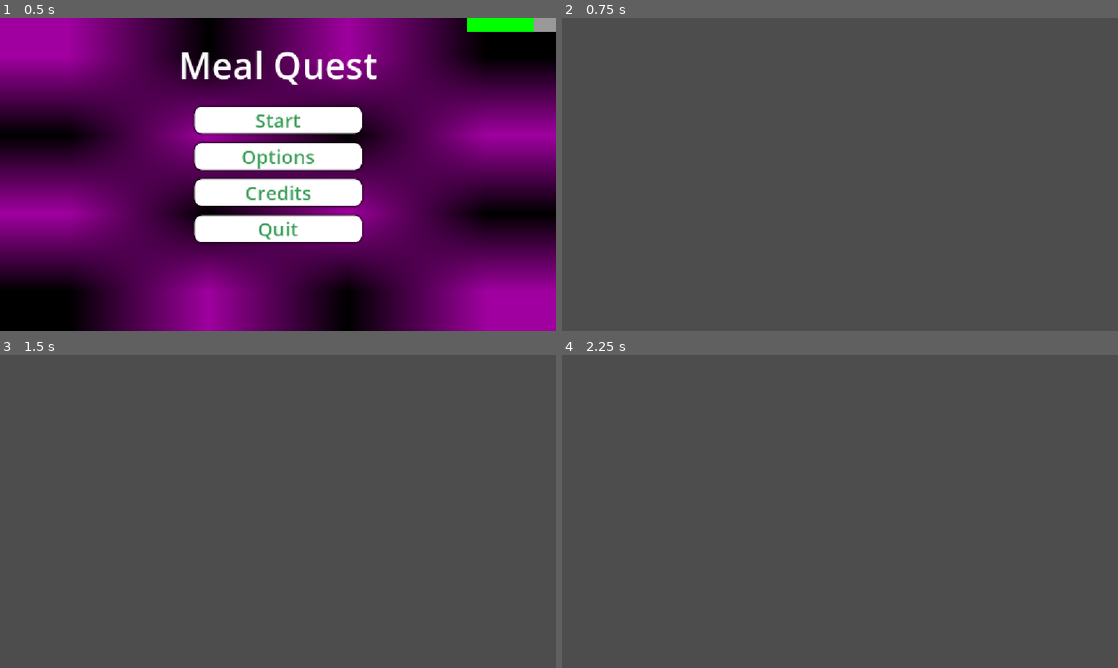
Above: before the commit, frames 1-4 (two rows, left to right).
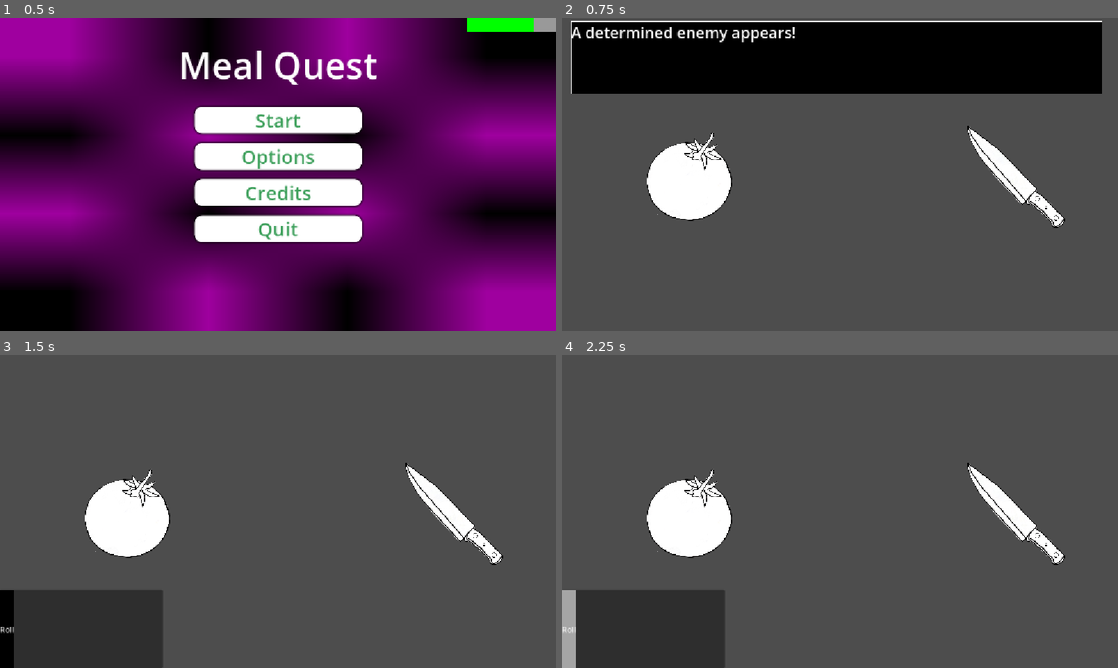
Above: after the commit, the same moments.

Repository: ElectricMouseOfficial/mealquest
Game: Godot game, scene res://main_menu.tscn
Two runs of this game, one before a commit and one after it. Both use one fixed random seed, a clock stepped at 60 frames per second and the inputs below.
Inputs (mouse positions are in pixels of both pictures, inside the frame that each line leads up to):
- Up to frame 1 (0.5 s): no input
- Up to frame 2 (0.75 s): click "Start" at 0.5 s
- Up to frame 3 (1.5 s): tap Enter (ui_accept) at 1.25 s; move the mouse to (400, 495) at 1.27 s; click (400, 495) at 1.42 s
- Up to frame 4 (2.25 s): tap Enter (ui_accept) at 1.52 s; click (567, 630) at 2 s, where only the run after the commit has a clickable "Roll"

Frame 1 is identical in both runs. In frame 2, 27% of the frame differs, in the area x 1-98%, y 0-68%; in frame 3, 12%; in frame 4, 12%.

Commit message:
updated start button to send to battle scene

Diff:
--- a/meal-quest/main_menu.gd
+++ b/meal-quest/main_menu.gd
@@ -12,7 +12,7 @@
 
 
 func _on_start_button_pressed() -> void:
-	get_tree().change_scene_to_file("res://turn_manager.tscn")
+	get_tree().change_scene_to_file("res://battle.tscn")
 
 
 func _on_options_button_pressed() -> void:
